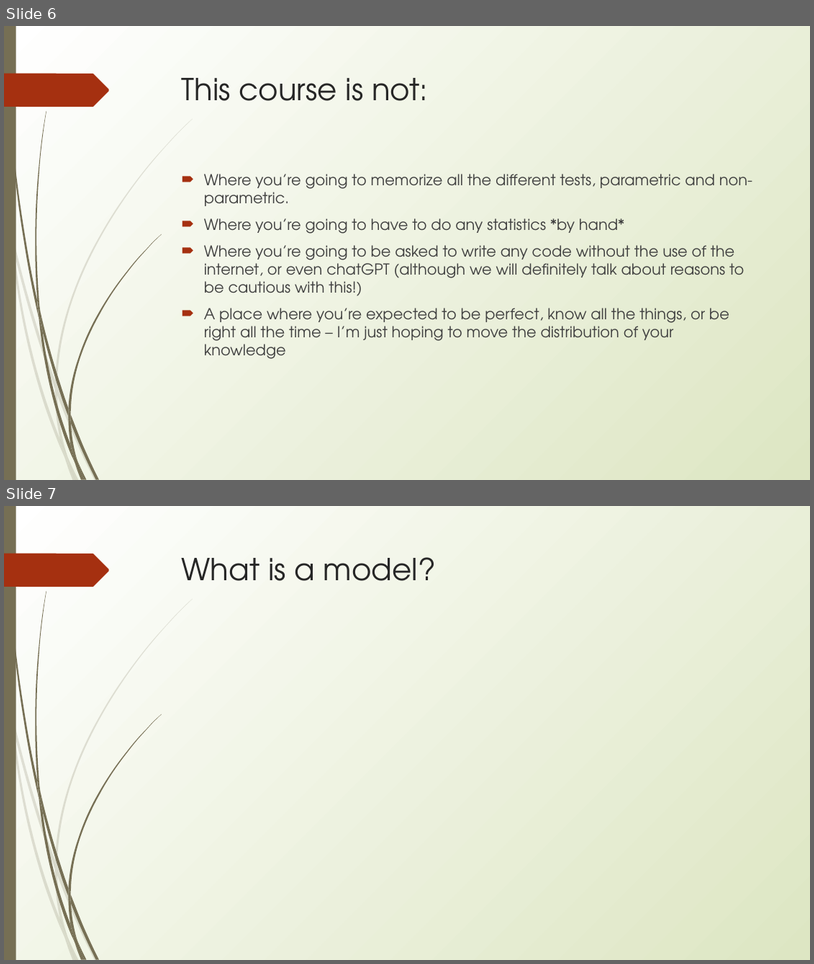
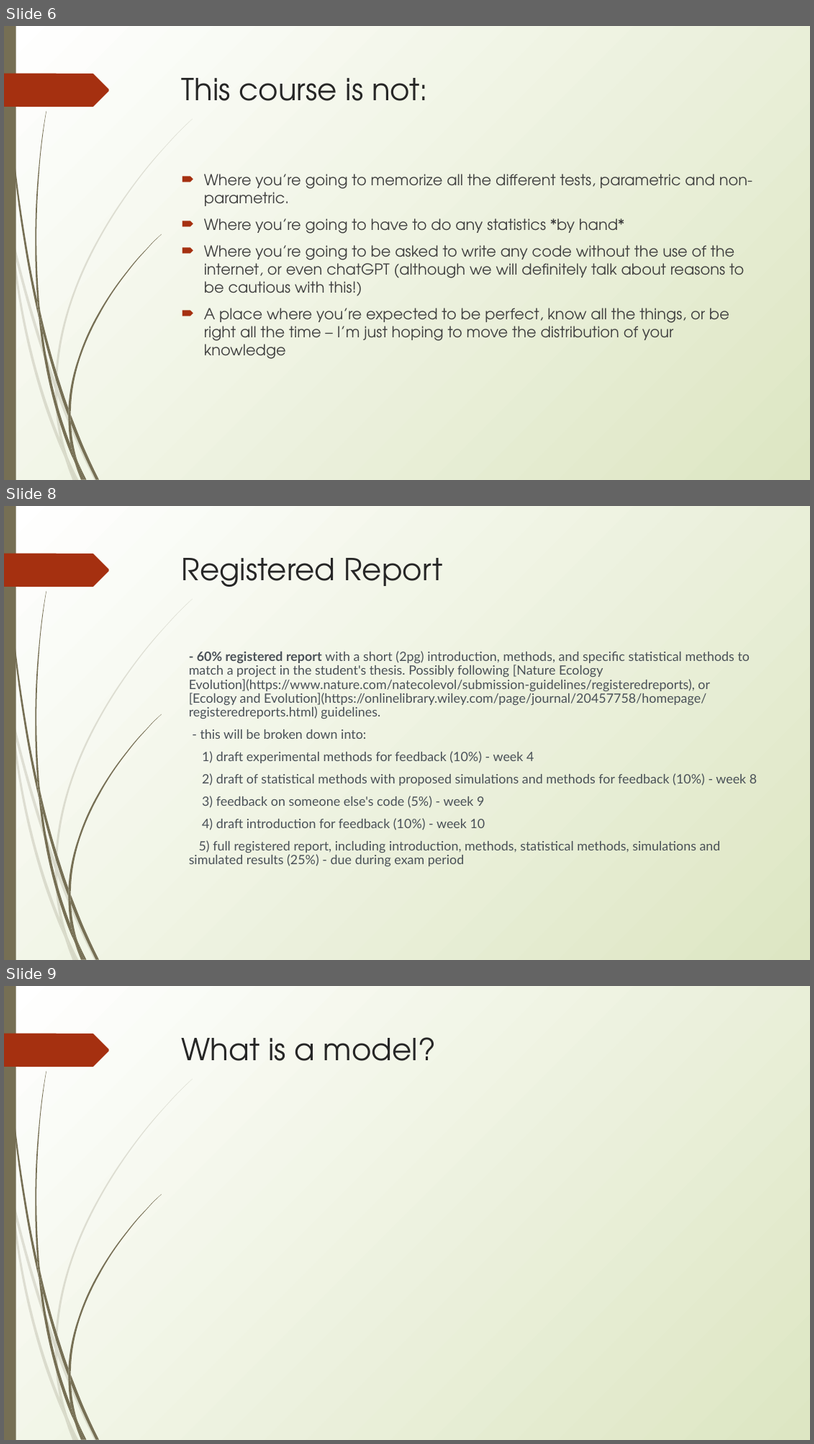
Before and after one commit to erynmcfarlane/GraduateStatsClass, a slide deck: Lecture1 _v2.pptx. Shown one above the other, each under a label of ours: slides 6 and 7 before the commit, slides 6, 8 and 9 after it; the slides between them are not shown. The pictures are 814x964 and 814x1444 pixels, drawn with LibreOffice and Linux fonts; fonts in the diff are those of the drawing. Boxes give left, top, right and bottom in pixels: in the first picture for what was removed or moved away, otherwise in the second. Text is boxed around its words. In the diff, an @@ line names an element or a change of style, - is before the commit and + after.

```diff
--- a/Lecture1 _v2.pptx
+++ b/Lecture1 _v2.pptx
@@ slide 8 added at (4,506,810,960), background gradient #FFFFFF to #DDE6C3; not listed: 24 template elements that a slide beside it also shows @@
@@ title added at (182,558,442,587), 36 pt, text #262626 @@
+Registered Report
@@ text added at (189,651,757,866), 15.3 pt, text #495057 @@
+- 60% registered report with a short (2pg) introduction, methods, and specific statistical methods to match a project in the student's thesis. Possibly following [Nature Ecology Evolution](https://www.nature.com/natecolevol/submission-guidelines/registeredreports), or [Ecology and Evolution](https://onlinelibrary.wiley.com/page/journal/20457758/homepage/registeredreports.html) guidelines.
+- this will be broken down into:
+1) draft experimental methods for feedback (10%) - week 4
+2) draft of statistical methods with proposed simulations and methods for feedback (10%) - week 8
+3) feedback on someone else's code (5%) - week 9
+4) draft introduction for feedback (10%) - week 10
+5) full registered report, including introduction, methods, statistical methods, simulations and simulated results (25%) - due during exam period
@@ what was slide 7 is now slide 9 @@
```
Also in this commit, not shown: 1 slide changed, 1 other slide added, 1 other file.
